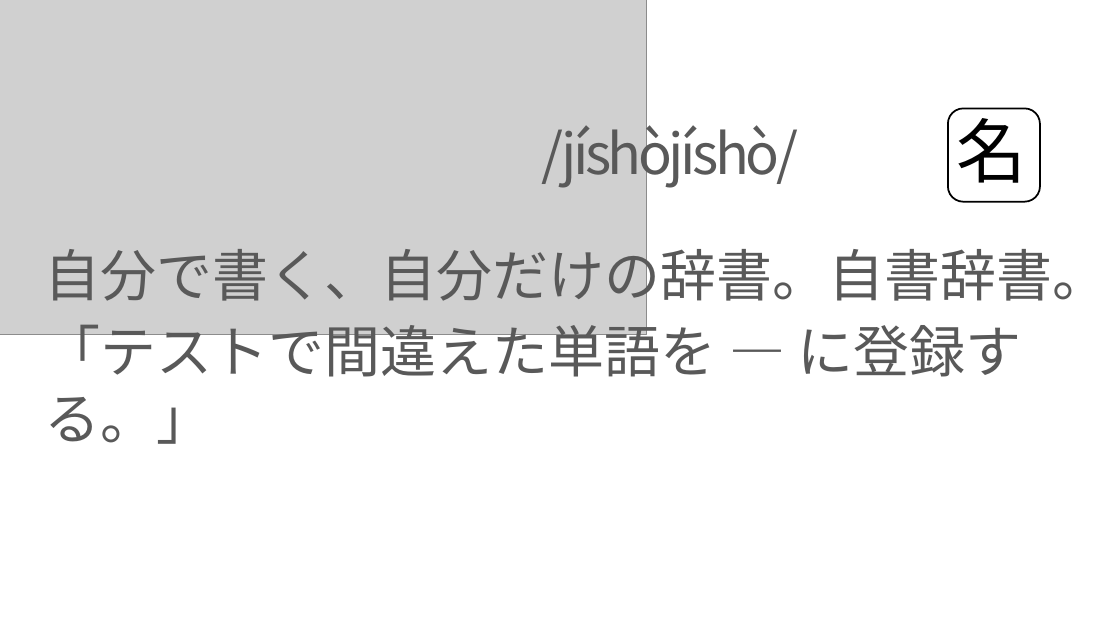
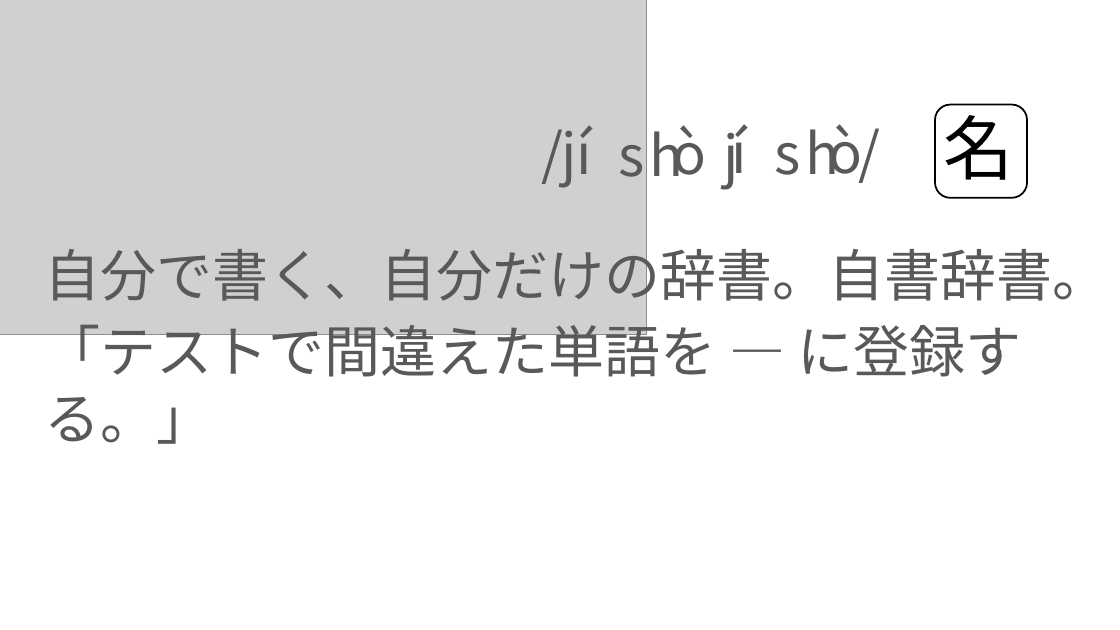
Before and after one commit to private1351/jisho-app, a slide deck: slide 3 of jisho2.pptx (slide 2 before the commit). Drawn at 1120x630 pixels with LibreOffice and Linux fonts; fonts in the diff are those of the drawing; grey boxes stand for pictures. Boxes give left, top, right and bottom in pixels: in the first picture for what was removed or moved away, otherwise in the second. Text is boxed around its words. In the diff, an @@ line names an element or a change of style, - is before the commit and + after.

```diff
--- a/jisho2.pptx
+++ b/jisho2.pptx
@@ text "名": place and size @@
-text "名" at (956, 107, 1026, 183)
+text "名" at (943, 103, 1013, 180)
@@ rounded rectangle: place and size @@
-rounded rectangle at (949, 108, 1041, 202)
+rounded rectangle at (935, 104, 1028, 197)
@@ text at (541, 129, 576, 188): text changed @@
-/jíshòjíshò/
+/j
@@ group added at (576, 125, 707, 177): 4 texts @@
+s
+ò
+í
+h
@@ text added at (723, 132, 738, 190), 48 pt, text #595959 @@
+j
@@ text added at (732, 124, 747, 185), 48 pt, text #595959 @@
+í
@@ text added at (774, 143, 800, 175), 48 pt, text #595959 @@
+s
@@ text added at (805, 125, 839, 174), 48 pt, text #595959 @@
+h
@@ text added at (828, 124, 880, 183), 48 pt, text #595959 @@
+ò/
```
Also in this commit, not shown: 5 slides added, 29 other files.
